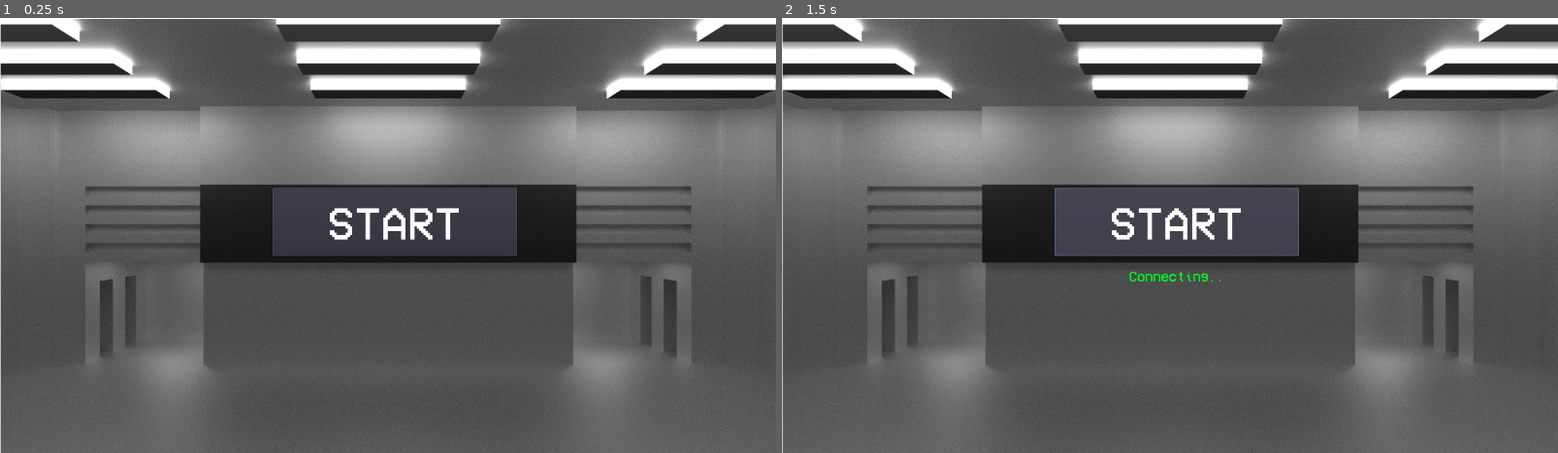
Above: before the commit, frames 1-2 (left to right).
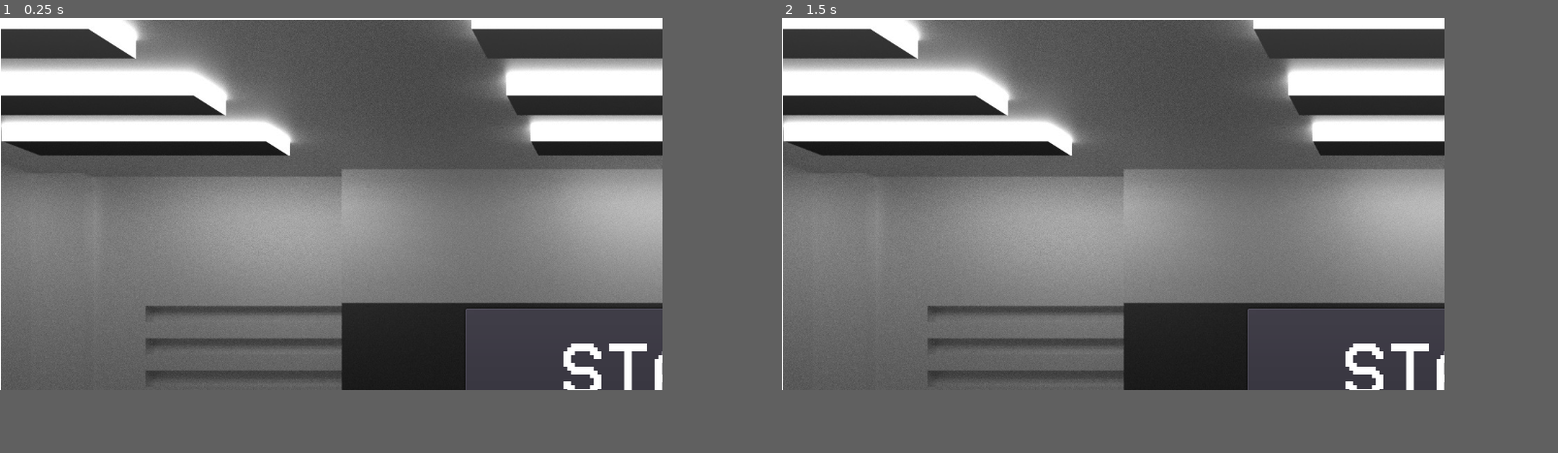
Above: after the commit, the same moments.

Repository: PabloCWI/BebotParanoia
Game: Godot game, scene res://Assets/Scenes/Root.tscn
Same seed, same stepped clock (60 frames per second), same inputs: the game is played once before the commit and once after it.
Inputs (mouse positions are in pixels of both pictures, inside the frame that each line leads up to):
- Up to frame 1 (0.25 s): no input
- Up to frame 2 (1.5 s): click (1177, 222) at 0.5 s, where only the run before the commit has a clickable "START"; click (1177, 222) at 1.25 s, where only the run before the commit has a clickable "START"
In our replay, the window is 800x449 before the commit and 683x384 after it. These sizes can differ from the game's own. Grey fills any space a smaller window leaves; there, only what the larger window draws over its background counts as a difference.

The runs differ from the first frame. In frame 1, 62% of the frame differs, in the area x 0-100%, y 0-100%; in frame 2, 62%.

Commit message:
Starting new NetworkMaster

Diff:
--- a/Assets/Models/Objects/Box.tscn
+++ b/Assets/Models/Objects/Box.tscn
@@ -65,35 +65,21 @@
 
 extents = Vector3( 1, 1, 1 )
 
-[node name="Box" type="RigidBody"]
+[node name="Box" type="KinematicBody"]
 
 input_ray_pickable = true
 input_capture_on_drag = false
 collision_layer = 1
 collision_mask = 1
-mode = 0
-mass = 1.0
-friction = 1.0
-bounce = 0.0
-gravity_scale = 1.0
-custom_integrator = false
-continuous_cd = false
-contacts_reported = 0
-contact_monitor = false
-sleeping = false
-can_sleep = true
 axis_lock_linear_x = true
 axis_lock_linear_y = true
 axis_lock_linear_z = true
 axis_lock_angular_x = true
 axis_lock_angular_y = true
 axis_lock_angular_z = true
-linear_velocity = Vector3( 0, 0, 0 )
-linear_damp = -1.0
-angular_velocity = Vector3( 0, 0, 0 )
-angular_damp = -1.0
+collision/safe_margin = 0.001
 script = ExtResource( 1 )
-_sections_unfolded = [ "Transform" ]
+_sections_unfolded = [ "Collision", "Transform" ]
 
 [node name="MeshInstance" type="MeshInstance" parent="." index="0"]
 
--- a/Assets/Scenes/Level.tscn
+++ b/Assets/Scenes/Level.tscn
@@ -1,20 +1,23 @@
-[gd_scene load_steps=8 format=2]
+[gd_scene load_steps=9 format=2]
 
 [ext_resource path="res://Assets/Scripts/Level.gd" type="Script" id=1]
-[ext_resource path="res://Assets/Models/Tiles/TileSet.meshlib" type="MeshLibrary" id=2]
-[ext_resource path="res://Assets/Models/Objects/Chao_Basico.tscn" type="PackedScene" id=3]
-[ext_resource path="res://Assets/Models/Objects/Process_01.tscn" type="PackedScene" id=4]
-[ext_resource path="res://Assets/Models/Objects/Process_Box_Output.tscn" type="PackedScene" id=5]
-[ext_resource path="res://Assets/Models/Objects/Process_Box_Input.tscn" type="PackedScene" id=6]
-[ext_resource path="res://Assets/Models/Objects/Player.tscn" type="PackedScene" id=7]
+[ext_resource path="res://Assets/Utility/NetworkMaster.tscn" type="PackedScene" id=2]
+[ext_resource path="res://Assets/Models/Tiles/TileSet.meshlib" type="MeshLibrary" id=3]
+[ext_resource path="res://Assets/Models/Objects/Chao_Basico.tscn" type="PackedScene" id=4]
+[ext_resource path="res://Assets/Models/Objects/Process_01.tscn" type="PackedScene" id=5]
+[ext_resource path="res://Assets/Models/Objects/Process_Box_Output.tscn" type="PackedScene" id=6]
+[ext_resource path="res://Assets/Models/Objects/Process_Box_Input.tscn" type="PackedScene" id=7]
+[ext_resource path="res://Assets/Models/Objects/Player.tscn" type="PackedScene" id=8]
 
-[node name="Level" type="Spatial"]
+[node name="Level" type="Spatial" index="0"]
 
 script = ExtResource( 1 )
 
-[node name="GridMap" type="GridMap" parent="." index="0"]
+[node name="NetworkMaster" parent="." index="0" instance=ExtResource( 2 )]
 
-theme = ExtResource( 2 )
+[node name="GridMap" type="GridMap" parent="." index="1"]
+
+theme = ExtResource( 3 )
 cell_size = Vector3( 2, 2, 2 )
 cell_octant_size = 8
 cell_center_x = true
@@ -30,11 +33,11 @@
 "_editor_clip_": 0
 }
 
-[node name="WorldEnvironment" type="WorldEnvironment" parent="." index="1"]
+[node name="WorldEnvironment" type="WorldEnvironment" parent="." index="2"]
 
 environment = null
 
-[node name="DirectionalLight" type="DirectionalLight" parent="." index="2"]
+[node name="DirectionalLight" type="DirectionalLight" parent="." index="3"]
 
 transform = Transform( 0.866025, -2.18557e-08, 0.5, -0.5, -3.78552e-08, 0.866025, 0, -1, -4.37114e-08, 3, 6.94262, 15.2018 )
 layers = 1
@@ -61,35 +64,35 @@
 directional_shadow_depth_range = 0
 directional_shadow_max_distance = 200.0
 
-[node name="Chao_Basico" parent="." index="3" instance=ExtResource( 3 )]
+[node name="Chao_Basico" parent="." index="4" instance=ExtResource( 4 )]
 
 _sections_unfolded = [ "Transform" ]
 
-[node name="Process_01" parent="." index="4" instance=ExtResource( 4 )]
+[node name="Process_01" parent="." index="5" instance=ExtResource( 5 )]
 
 transform = Transform( 1, 0, 0, 0, 1, 0, 0, 0, 1, 4.25801, 0.5, -4.82237 )
 
-[node name="Process_02" parent="." index="5" instance=ExtResource( 4 )]
+[node name="Process_02" parent="." index="6" instance=ExtResource( 5 )]
 
 transform = Transform( 1, 0, 0, 0, 1, 0, 0, 0, 1, 8.74484, 0.5, -4.05113 )
 
-[node name="Box_Output" parent="." index="6" instance=ExtResource( 5 )]
+[node name="Box_Output" parent="." index="7" instance=ExtResource( 6 )]
 
 transform = Transform( 1, 0, 0, 0, 1, 0, 0, 0, 1, 12.699, 0.5, 2.75582 )
 
-[node name="Box_Input" parent="." index="7" instance=ExtResource( 6 )]
+[node name="Box_Input" parent="." index="8" instance=ExtResource( 7 )]
 
 transform = Transform( 1, 0, 0, 0, 1, 0, 0, 0, 1, -5.81483, 0.5, -3.67285 )
 
-[node name="Player_01" parent="." index="8" instance=ExtResource( 7 )]
+[node name="Player_01" parent="." index="9" instance=ExtResource( 8 )]
 
 transform = Transform( 1, 0, 0, 0, 1, 0, 0, 0, 1, 4.57342, 0.5, 5.77979 )
 
-[node name="Player_02" parent="." index="9" instance=ExtResource( 7 )]
+[node name="Player_02" parent="." index="10" instance=ExtResource( 8 )]
 
 transform = Transform( 1, 0, 0, 0, 1, 0, 0, 0, 1, -5.45667, 0.5, 4.28834 )
 
-[node name="exit_game" type="Button" parent="." index="10"]
+[node name="exit_game" type="Button" parent="." index="11"]
 
 visible = false
 anchor_left = 0.0
--- a/Assets/Scenes/Lobby.tscn
+++ b/Assets/Scenes/Lobby.tscn
@@ -2,7 +2,7 @@
 
 [ext_resource path="res://Assets/Scripts/Lobby.gd" type="Script" id=1]
 
-[node name="lobby" type="Control"]
+[node name="lobby" type="Control" index="0"]
 
 anchor_left = 0.0
 anchor_top = 0.0
@@ -10,6 +10,7 @@
 anchor_bottom = 0.0
 margin_right = 40.0
 margin_bottom = 40.0
+rect_scale = Vector2( 0.5, 0.5 )
 rect_pivot_offset = Vector2( 0, 0 )
 rect_clip_content = false
 mouse_filter = 0
@@ -17,6 +18,7 @@
 size_flags_horizontal = 2
 size_flags_vertical = 2
 script = ExtResource( 1 )
+_sections_unfolded = [ "Rect" ]
 
 [node name="panel" type="Panel" parent="." index="0"]
 
--- a/Assets/Scenes/Root.tscn
+++ b/Assets/Scenes/Root.tscn
@@ -2,6 +2,6 @@
 
 [ext_resource path="res://Assets/Scripts/Root.gd" type="Script" id=1]
 
-[node name="Root" type="Spatial" index="0"]
+[node name="Root" type="Spatial"]
 
 script = ExtResource( 1 )
--- a/Assets/Scripts/Box.gd
+++ b/Assets/Scripts/Box.gd
@@ -1,4 +1,4 @@
-extends Spatial
+extends KinematicBody
 
 var ID = 100000
 var Box_Color
@@ -21,8 +21,14 @@
 	pass
 
 sync func current_position(box_current_position):
-	#transform = box_current_position
+	transform = box_current_position
 	pass
 
 func get_Color():
 	return Box_Color;
+
+func meDestroi():
+	rpc("deleteMe")
+
+sync func deleteMe():
+	queue_free()
--- a/Assets/Scripts/Level.gd
+++ b/Assets/Scripts/Level.gd
@@ -1,30 +1,7 @@
 extends Spatial
 
-signal game_finished()
-
-onready var spawn_points = [Vector3(), Vector3()]
-
-sync func update_score(add_to_left):
-	var game_ended = false
-	if (game_ended):
-		get_node("exit_game").show()
-
-func _on_exit_game_pressed():
-	emit_signal("game_finished")
-
 func _ready():
-	spawn_points = [
-
-	]
-	# by default, all nodes in server inherit from master
-	# while all nodes in clients inherit from slave
-
-	if (get_tree().is_network_server()):
-		#if in the server, get control of player 2 to the other peeer, this function is tree recursive by default
-		get_node("Player_02").set_network_master(get_tree().get_network_connected_peers()[0])
-	else:
-		#if in the client, give control of player 2 to itself, this function is tree recursive by default
-		get_node("Player_02").set_network_master(get_tree().get_network_unique_id())
+	pass
 
 func _process(delta):
 	pass
--- a/Assets/Scripts/Player_v2.gd
+++ b/Assets/Scripts/Player_v2.gd
@@ -101,20 +101,15 @@
 	print(process.process_status());
 	if(process.process_status() == "ReadyToDeliver"):
 		carriedBox = process.deliver_box_to(player);
-		print("This Box: ", carriedBox)
+		print("Player: ", self, "Requested this Box: ", carriedBox)
 		carryNode.add_child(carriedBox);
 		carriedBox.set_translation(Vector3(0,1.05,0));
 	else:
-		print("Cannot Deliver Box");
+		print("Player: ", self, "Cannot Deliver Box");
 
 sync func deliver_box(process):
 	if(process.process_status() == "ReadyToReceive"):
-		print("This Box: ", carriedBox)
-		rpc("remove_box");
-		process.rpc("receive_box_from",carriedBox, self);
+		print("Player: ", self, "Is trying to delive This Box: ", carriedBox)
+		process.rpc("receive_box_from", carriedBox, self);
+		carryNode.remove_child(carriedBox);
 	print("Delivered Box");
-
-sync func remove_box():
-	print("This Box: ", carriedBox)
-	carryNode.remove_child(carriedBox);
-	print("This Box: ", carriedBox, " was removed")
--- a/Assets/Scripts/Process_01_v2.gd
+++ b/Assets/Scripts/Process_01_v2.gd
@@ -44,10 +44,12 @@
 		return currentBox;
 
 sync func receive_box_from(box, player):
-	print("box: ", box, "+ player: ", player);
+	print("Process receiving box: ", box, "from player: ", player);
+	print("HasBox: ",player. hasBox, " ProcessStatus: ", processStatus, " BoxGroup: ", box.is_in_group("boxes"))
 	if (player.hasBox == true and processStatus == "ReadyToReceive" and box.is_in_group("boxes") ):
+		boxHolder.add_child(box);
+
 		player.set_hasBox(false);
-		boxHolder.add_child(box);
 		currentBox = box;
 		box.set_translation(Vector3(0,0,0));
 		processStatus = "Processing";
--- /dev/null
+++ b/Assets/Utility/NetworkMaster.tscn
@@ -0,0 +1,30 @@
+[gd_scene load_steps=2 format=2]
+
+[sub_resource type="GDScript" id=1]
+
+script/source = "extends Node
+
+signal game_finished()
+
+sync func update_score(add_to_left):
+	var game_ended = false
+	if (game_ended):
+		get_node(\"exit_game\").show()
+
+func _on_exit_game_pressed():
+	emit_signal(\"game_finished\")
+
+func _ready():
+	if (get_tree().is_network_server()):
+		#if in the server, get control of player 2 to the other peeer, this function is tree recursive by default
+		get_parent().get_node(\"Player_02\").set_network_master(get_tree().get_network_connected_peers()[0])
+	else:
+		#if in the client, give control of player 2 to itself, this function is tree recursive by default
+		get_parent().get_node(\"Player_02\").set_network_master(get_tree().get_network_unique_id())
+
+	pass
+"
+
+[node name="NetworkMaster" type="Node"]
+
+script = SubResource( 1 )
--- a/project.godot
+++ b/project.godot
@@ -16,8 +16,8 @@
 
 [display]
 
-window/size/width=1366
-window/size/height=768
+window/size/width=683
+window/size/height=384
 window/size/resizable=false
 
 [input]
